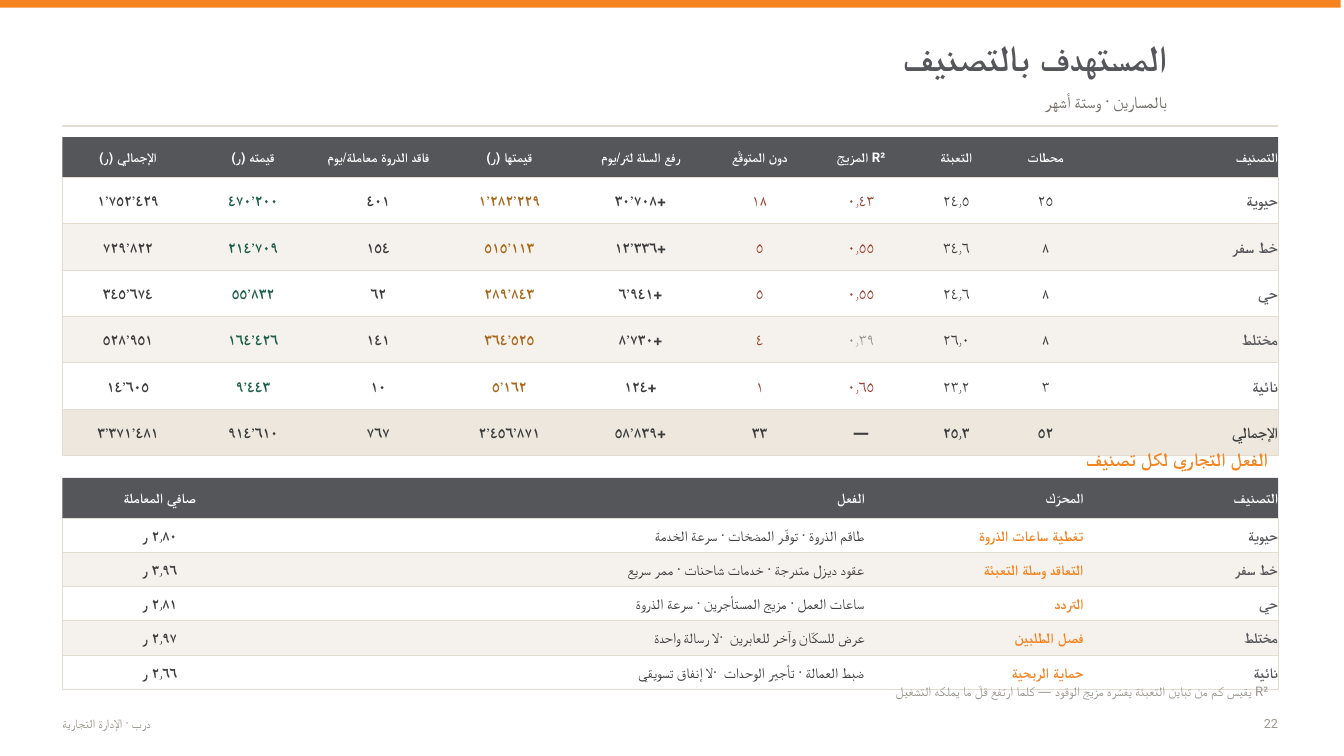
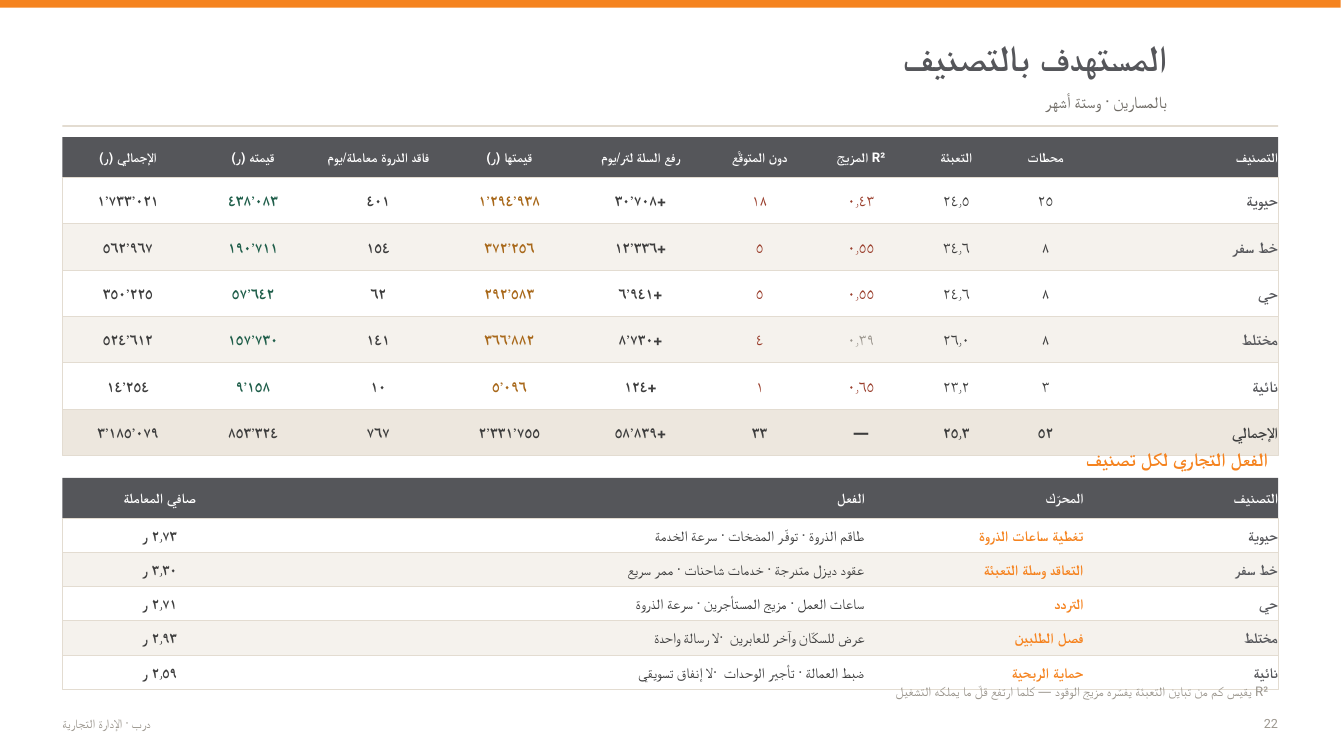
Before and after one commit to darbstations/khadija, a slide deck: slide 27 of docs/عرض-تحليل-المنافذ-وخطة-المبيعات.pptx. Drawn at 1344x756 pixels with LibreOffice and Linux fonts; fonts in the diff are those of the drawing. Boxes give left, top, right and bottom in pixels: in the first picture for what was removed or moved away, otherwise in the second. Text is boxed around its words. In the diff, an @@ line names an element or a change of style, - is before the commit and + after.

```diff
--- a/docs/عرض-تحليل-المنافذ-وخطة-المبيعات.pptx
+++ b/docs/عرض-تحليل-المنافذ-وخطة-المبيعات.pptx
@@ text at (x1=97, y1=196, x2=158, y2=206): text changed @@
-١٬٧٥٢٬٤٢٩
+١٬٧٣٣٬٠٢١
@@ text at (x1=228, y1=196, x2=278, y2=206): text changed @@
-٤٧٠٬٢٠٠
+٤٣٨٬٠٨٣
@@ text at (x1=479, y1=196, x2=540, y2=206): text changed @@
-١٬٢٨٢٬٢٢٩
+١٬٢٩٤٬٩٣٨
@@ text at (x1=103, y1=243, x2=153, y2=253): text changed @@
-٧٢٩٬٨٢٢
+٥٦٢٬٩٦٧
@@ text at (x1=228, y1=243, x2=278, y2=253): text changed @@
-٢١٤٬٧٠٩
+١٩٠٬٧١١
@@ text at (x1=484, y1=243, x2=534, y2=253): text changed @@
-٥١٥٬١١٣
+٣٧٢٬٢٥٦
@@ text at (x1=103, y1=289, x2=153, y2=299): text changed @@
-٣٤٥٬٦٧٤
+٣٥٠٬٢٢٥
@@ text at (x1=232, y1=289, x2=274, y2=300): text changed @@
-٥٥٬٨٣٢
+٥٧٬٦٤٢
@@ text at (x1=484, y1=289, x2=534, y2=299): text changed @@
-٢٨٩٬٨٤٣
+٢٩٢٬٥٨٣
@@ text at (x1=103, y1=335, x2=153, y2=345): text changed @@
-٥٢٨٬٩٥١
+٥٢٤٬٦١٢
@@ text at (x1=228, y1=335, x2=278, y2=345): text changed @@
-١٦٤٬٤٢٦
+١٥٧٬٧٣٠
@@ text at (x1=484, y1=335, x2=534, y2=345): text changed @@
-٣٦٤٬٥٢٥
+٣٦٦٬٨٨٢
@@ text at (x1=107, y1=382, x2=149, y2=392): text changed @@
-١٤٬٦٠٥
+١٤٬٢٥٤
@@ text at (x1=236, y1=382, x2=271, y2=393): text changed @@
-٩٬٤٤٣
+٩٬١٥٨
@@ text at (x1=492, y1=382, x2=527, y2=392): text changed @@
-٥٬١٦٢
+٥٬٠٩٦
@@ text at (x1=97, y1=428, x2=158, y2=438): text changed @@
-٣٬٣٧١٬٤٨١
+٣٬١٨٥٬٠٧٩
@@ text at (x1=228, y1=428, x2=278, y2=438): text changed @@
-٩١٤٬٦١٠
+٨٥٣٬٣٢٤
@@ text at (x1=479, y1=428, x2=540, y2=438): text changed @@
-٢٬٤٥٦٬٨٧١
+٢٬٣٣١٬٧٥٥
@@ text at (x1=142, y1=532, x2=177, y2=579): text changed @@
-٢٫٨٠ ر
+٢٫٧٣ ر
@@ text at (x1=142, y1=566, x2=177, y2=613): text changed @@
-٣٫٩٦ ر
+٣٫٣٠ ر
@@ text at (x1=142, y1=600, x2=177, y2=647): text changed @@
-٢٫٨١ ر
+٢٫٧١ ر
@@ text at (x1=142, y1=633, x2=177, y2=682): text changed @@
-٢٫٩٧ ر
+٢٫٩٣ ر
@@ text at (x1=152, y1=668, x2=177, y2=680): text changed @@
-٢٫٦٦ ر
+٢٫٥٩ ر
```
Also in this commit, not shown: 8 other slides changed, 4 other files.
